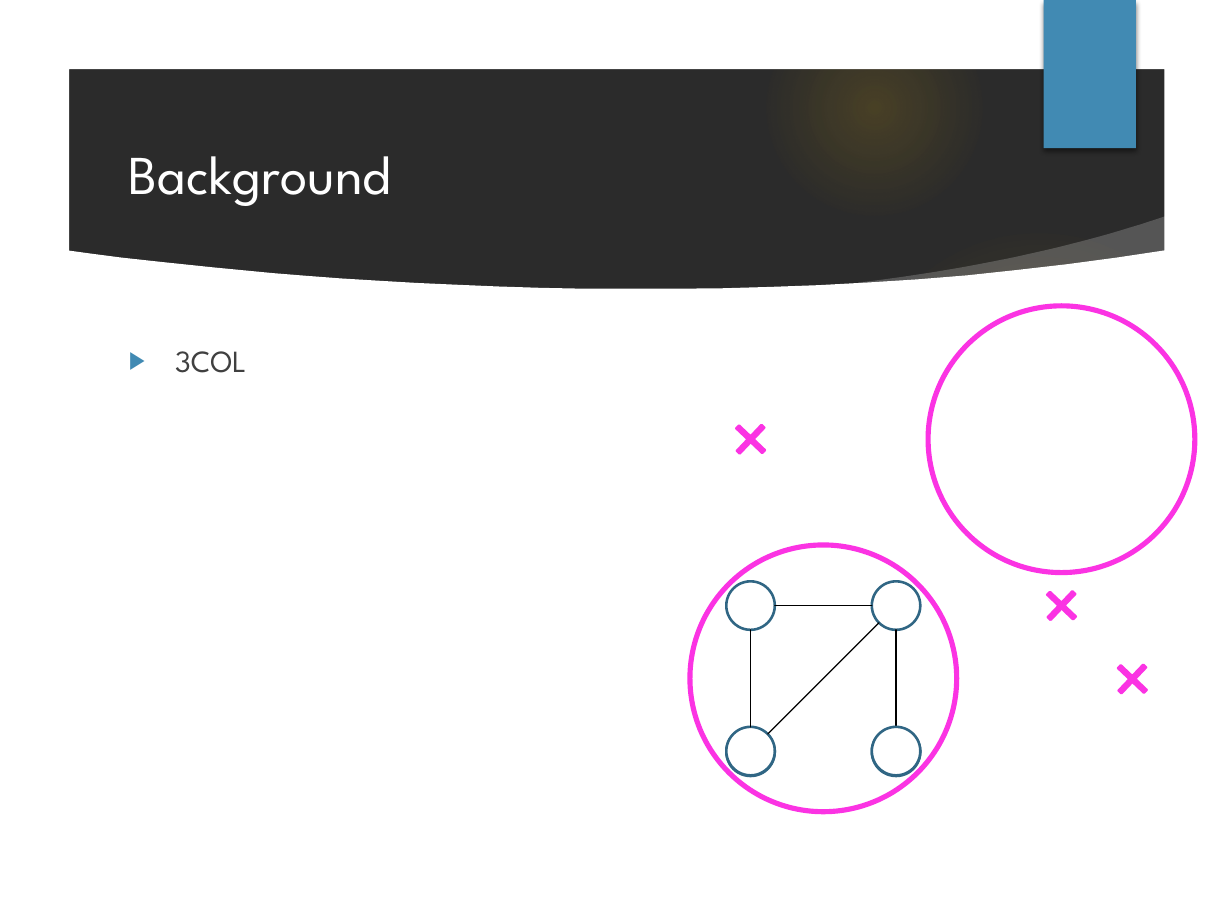
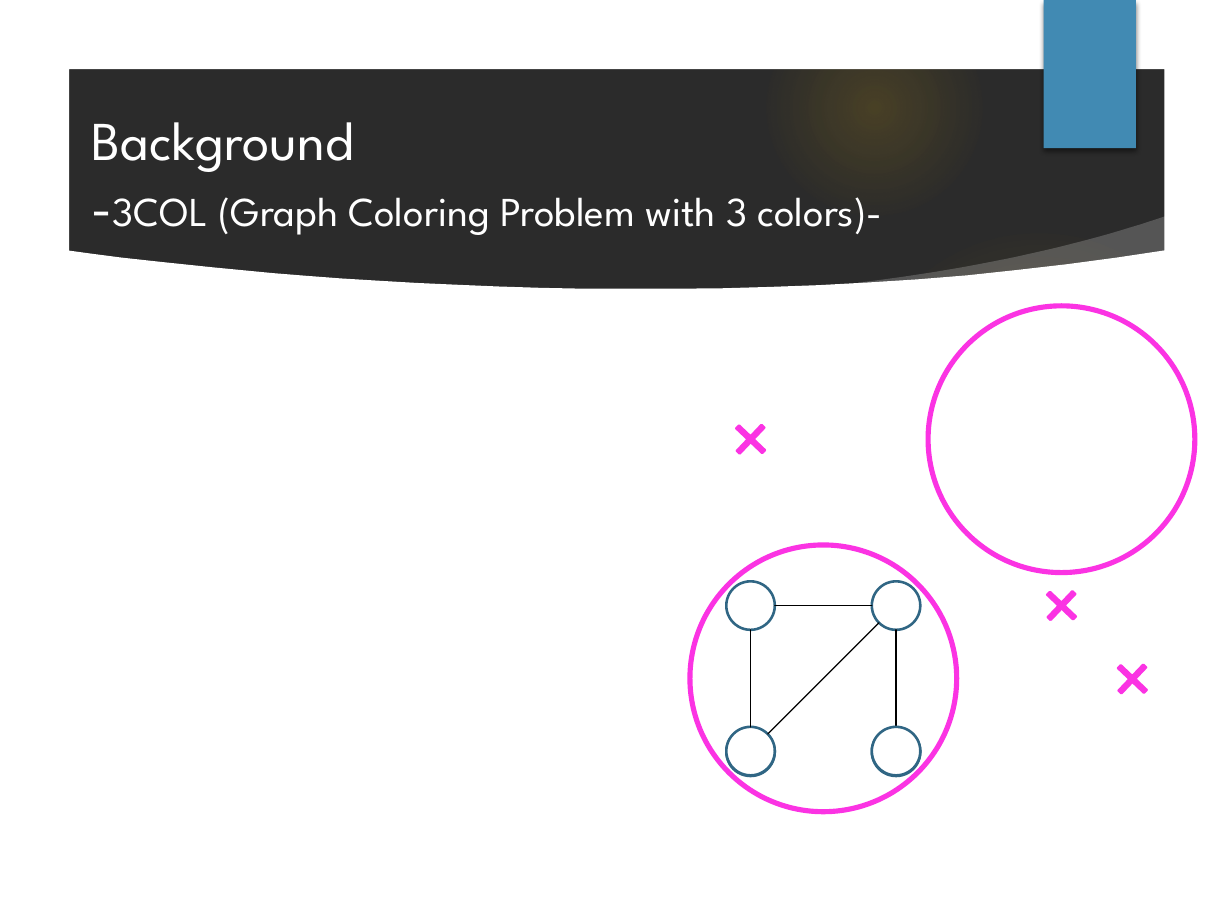
Before and after one commit to Masukane/slides, a slide deck: slide 3 of masukaneICIIC2018.pptm. Drawn at 1232x924 pixels with LibreOffice and Linux fonts; fonts in the diff are those of the drawing; grey boxes stand for pictures; background and template pictures are left out; a plain dark background stands for a picture behind light text. Boxes give left, top, right and bottom in pixels: in the first picture for what was removed or moved away, otherwise in the second. Text is boxed around its words. In the diff, an @@ line names an element or a change of style, - is before the commit and + after.

```diff
--- a/masukaneICIIC2018.pptm
+++ b/masukaneICIIC2018.pptm
@@ title at [92,122,882,235]: text changed; size 32 to 24 pt @@
-Background
+Background
+-3COL (Graph Coloring Problem with 3 colors)-
@@ text removed at [175,351,246,373] @@
-▶ 3COL
```
Also in this commit, not shown: 4 other slides changed, 1 slide added, 4 slides removed.
